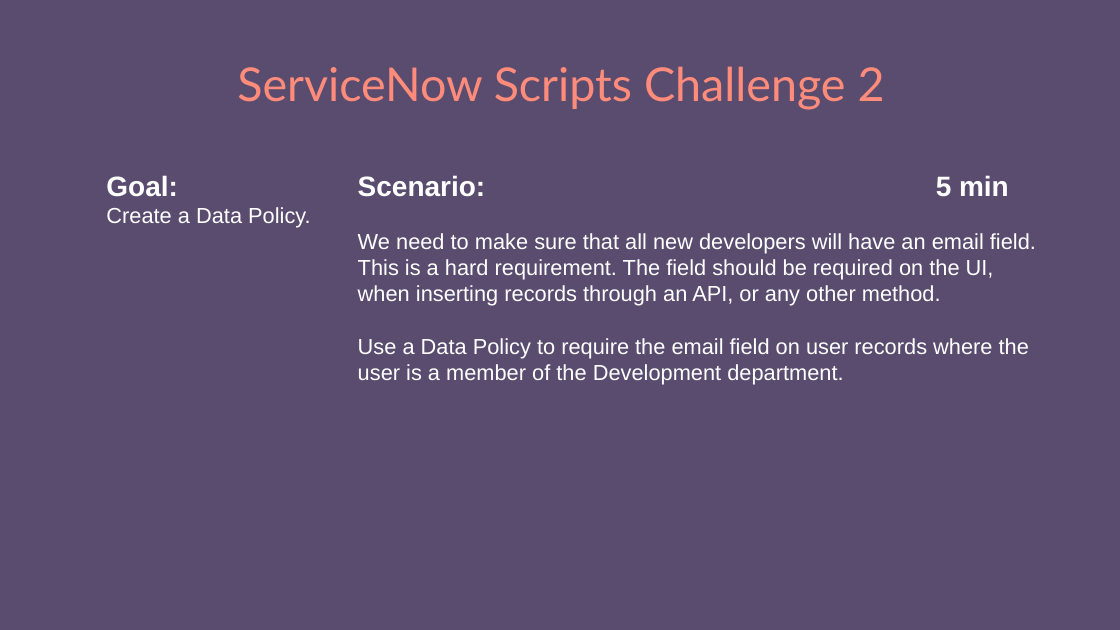
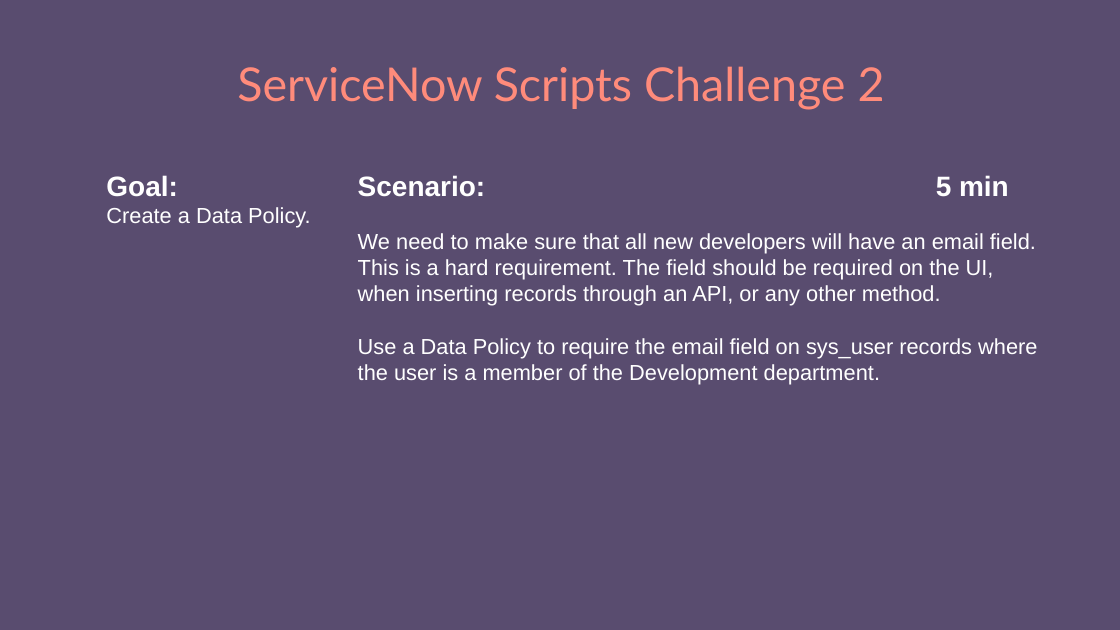
Before and after one commit to e-m-wilson/SNOW, a slide deck: slide 11 of Week_5/SNOW_Scripting.pptx. Drawn at 1120x630 pixels with LibreOffice and Linux fonts; fonts in the diff are those of the drawing. Boxes give left, top, right and bottom in pixels: in the first picture for what was removed or moved away, otherwise in the second. Text is boxed around its words. In the diff, an @@ line names an element or a change of style, - is before the commit and + after.

```diff
--- a/Week_5/SNOW_Scripting.pptx
+++ b/Week_5/SNOW_Scripting.pptx
@@ text at (x1=358, y1=338, x2=1037, y2=385): text changed @@
-Use a Data Policy to require the email field on user records where the user is a member of the Development department.
+Use a Data Policy to require the email field on sys_user records where the user is a member of the Development department.
```
Also in this commit, not shown: 1 other slide changed, 6 slides added, 4 other files.
